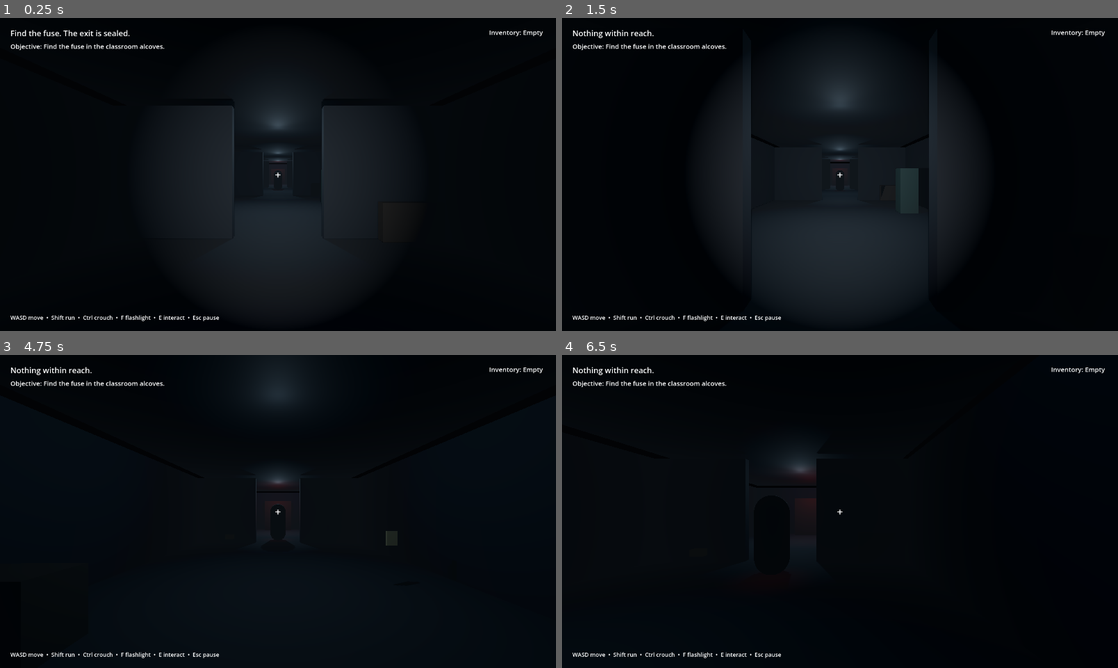
Above: before the commit, frames 1-4 (two rows, left to right).
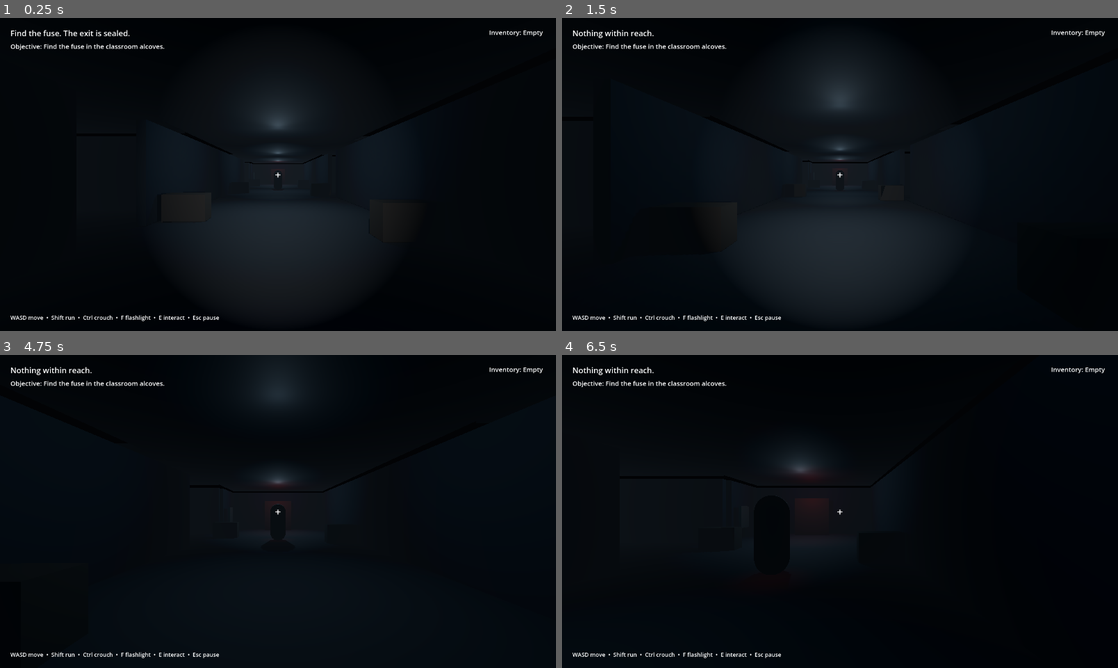
Above: after the commit, the same moments.

Repository: Pandora1121/LAST-BELL
Game: Godot game, scene res://scenes/main/main.tscn
Two runs of this game, one before a commit and one after it. Both use one fixed random seed, a clock stepped at 60 frames per second and the inputs below.
Inputs (mouse positions are in pixels of both pictures, inside the frame that each line leads up to):
- Up to frame 1 (0.25 s): no input
- Up to frame 2 (1.5 s): tap Enter at 0.5 s; move the mouse to (867, 174) at 0.52 s; hold E (interact) 0.53-1.28 s; hold W (move_forward) from 0.53 s (still down); move the mouse to (812, 174) at 1.27 s; tap Ctrl (crouch) at 1.35 s
- Up to frame 3 (4.75 s): keep holding W (move_forward); tap E (interact) at 1.55, 2.3, 2.85, 3.8, 4.55 s; move the mouse to (289, 505) at 2.02 s; hold F (flashlight) 2.03-2.78 s; move the mouse to (272, 517) at 2.77 s; tap Space at 3.5 s; move the mouse to (316, 514) at 3.52 s; hold Shift (sprint) 3.53-4.28 s; move the mouse to (233, 508) at 4.27 s; tap Enter at 4.35 s
- Up to frame 4 (6.5 s): move the mouse to (845, 511) at 5.02 s; hold E (interact) 5.03-5.78 s; tap Keypad Enter at 5.1 s; move the mouse to (817, 505) at 5.77 s; release W (move_forward) at 5.78 s; hold D (move_right) from 5.78 s (still down); tap E (interact) at 5.85 s

The runs differ from the first frame. In frame 1, 0.2% of the frame differs, in the area x 32-69%, y 29-54%; in frame 2, 1.0%, in the area x 29-71%, y 20-62%; in frame 3, less than 0.1%; in frame 4, 0.1%.

Commit message:
Connect playable school side rooms

Diff:
--- a/scripts/levels/school_builder.gd
+++ b/scripts/levels/school_builder.gd
@@ -15,45 +15,77 @@
 	# One long corridor with classroom alcoves on both sides. Primitive geometry keeps the prototype self-contained.
 	_box("CorridorFloor", Vector3(0, -0.2, 0), Vector3(8, 0.4, 42), floor_color, true)
 	_box("CorridorCeiling", Vector3(0, 3.5, 0), Vector3(8, 0.25, 42), ceiling_color, true)
-	_box("LeftHallWall", Vector3(-4.1, 1.6, 0), Vector3(0.3, 3.2, 42), dark_wall, true)
-	_box("RightHallWall", Vector3(4.1, 1.6, 0), Vector3(0.3, 3.2, 42), dark_wall, true)
+	# Break the corridor walls at three doorways and connect the room floors to the hall.
+	_box("LeftWallEntrySegment", Vector3(-4.1, 1.6, -19.2), Vector3(0.3, 3.2, 3.6), dark_wall, true)
+	_box("LeftWallMiddleSegment", Vector3(-4.1, 1.6, -3.0), Vector3(0.3, 3.2, 17.8), dark_wall, true)
+	_box("LeftWallExitSegment", Vector3(-4.1, 1.6, 14.5), Vector3(0.3, 3.2, 13.0), dark_wall, true)
+	_box("RightWallEntrySegment", Vector3(4.1, 1.6, -12.5), Vector3(0.3, 3.2, 17.0), dark_wall, true)
+	_box("RightWallExitSegment", Vector3(4.1, 1.6, 9.5), Vector3(0.3, 3.2, 23.0), dark_wall, true)
 	_box("LobbyWall", Vector3(0, 1.6, 21), Vector3(8, 3.2, 0.3), dark_wall, true)
 	_box("FarWall", Vector3(0, 1.6, -21), Vector3(8, 3.2, 0.3), dark_wall, true)
+	_build_side_room("ClassroomA", -1, -13.0)
+	_build_side_room("TeachersRoom", 1, -3.0)
+	_build_side_room("StorageRoom", -1, 7.0)
 	var navigation_region := NavigationRegion3D.new()
 	navigation_region.name = "SchoolNavigation"
 	var navigation_mesh := NavigationMesh.new()
 	navigation_mesh.agent_radius = 0.42
 	navigation_mesh.cell_size = 0.2
-	navigation_mesh.vertices = PackedVector3Array([
+	var nav_vertices := PackedVector3Array([
 		Vector3(-3.55, 0.02, -20.5),
 		Vector3(3.55, 0.02, -20.5),
 		Vector3(3.55, 0.02, 20.5),
 		Vector3(-3.55, 0.02, 20.5)
 	])
+	navigation_mesh.vertices = nav_vertices
 	navigation_mesh.add_polygon(PackedInt32Array([0, 1, 2, 3]))
+	var classroom_vertices := nav_vertices.size()
+	nav_vertices.append_array(PackedVector3Array([
+		Vector3(-11.8, 0.02, -14.0), Vector3(-3.4, 0.02, -14.0),
+		Vector3(-3.4, 0.02, -12.0), Vector3(-11.8, 0.02, -12.0)
+	]))
+	navigation_mesh.add_polygon(PackedInt32Array([classroom_vertices, classroom_vertices + 1, classroom_vertices + 2, classroom_vertices + 3]))
+	var teachers_vertices := nav_vertices.size()
+	nav_vertices.append_array(PackedVector3Array([
+		Vector3(3.4, 0.02, -4.0), Vector3(11.8, 0.02, -4.0),
+		Vector3(11.8, 0.02, -2.0), Vector3(3.4, 0.02, -2.0)
+	]))
+	navigation_mesh.add_polygon(PackedInt32Array([teachers_vertices, teachers_vertices + 1, teachers_vertices + 2, teachers_vertices + 3]))
+	var storage_vertices := nav_vertices.size()
+	nav_vertices.append_array(PackedVector3Array([
+		Vector3(-11.8, 0.02, 6.0), Vector3(-3.4, 0.02, 6.0),
+		Vector3(-3.4, 0.02, 8.0), Vector3(-11.8, 0.02, 8.0)
+	]))
+	navigation_mesh.add_polygon(PackedInt32Array([storage_vertices, storage_vertices + 1, storage_vertices + 2, storage_vertices + 3]))
+	navigation_mesh.vertices = nav_vertices
 	navigation_region.navigation_mesh = navigation_mesh
 	add_child(navigation_region)
-	for z in [-13.0, -3.0, 7.0]:
-		# Short returns create readable room-like alcoves off the main hall.
-		_box("ClassroomLeftReturn", Vector3(-2.6, 1.6, z), Vector3(3.0, 3.2, 0.22), dark_wall, true)
-		_box("ClassroomRightReturn", Vector3(2.6, 1.6, z), Vector3(3.0, 3.2, 0.22), dark_wall, true)
 	for z in [-15.0, -5.0, 5.0, 15.0]:
 		var desk := _box("AbandonedDesk", Vector3(-3.1, 0.45, z), Vector3(1.4, 0.9, 0.7), Color(0.19, 0.16, 0.13), true)
 		desk.rotation.y = 0.04
 		_box("DeskRight", Vector3(3.1, 0.45, z + 2), Vector3(1.4, 0.9, 0.7), Color(0.19, 0.16, 0.13), true)
 
 func _build_interactables() -> void:
-	var fuse := _interactable("Fuse", Vector3(-2.3, 0.35, -12.5), Vector3(0.36, 0.2, 0.25), "[E] Pick up fuse", item_color)
+	var fuse := _interactable("Fuse", Vector3(-8.1, 1.0, -13.0), Vector3(0.36, 0.2, 0.25), "[E] Pick up fuse", item_color)
 	fuse.set_meta("kind", "fuse")
-	var locker := _interactable("Locker14", Vector3(2.75, 0.9, 1.0), Vector3(0.72, 1.8, 0.72), "[E] Open locker 14", Color(0.19, 0.25, 0.23))
+	var locker := _interactable("Locker14", Vector3(8.8, 0.9, -3.0), Vector3(0.72, 1.8, 0.72), "[E] Open locker 14", Color(0.19, 0.25, 0.23))
 	locker.set_meta("kind", "locker")
 	var panel := _interactable("ElectricalPanel", Vector3(-3.55, 1.25, -18.0), Vector3(0.14, 1.2, 0.9), "[E] Restore power", Color(0.22, 0.24, 0.22))
 	panel.set_meta("kind", "panel")
 	var door := _interactable("ExitDoor", Vector3(0, 1.2, -20.0), Vector3(2.2, 2.4, 0.2), "[E] Unlock exit", Color(0.22, 0.13, 0.09))
 	door.set_meta("kind", "door")
 	# The note communicates the code in the environment and is optional to read.
-	var note := _interactable("SmudgedNote", Vector3(2.35, 1.0, -7.0), Vector3(0.22, 0.3, 0.04), "[E] Read torn note", Color(0.64, 0.58, 0.42))
+	var note := _interactable("SmudgedNote", Vector3(7.1, 1.0, -5.0), Vector3(0.22, 0.3, 0.04), "[E] Read torn note", Color(0.64, 0.58, 0.42))
 	note.set_meta("kind", "note")
+
+func _build_side_room(room_name: String, side: int, center_z: float) -> void:
+	var center_x := 8.2 * side
+	_box(room_name + "Floor", Vector3(center_x, -0.2, center_z), Vector3(8.2, 0.4, 8.0), floor_color, true)
+	_box(room_name + "Ceiling", Vector3(center_x, 3.5, center_z), Vector3(8.2, 0.25, 8.0), ceiling_color, true)
+	_box(room_name + "OuterWall", Vector3(12.25 * side, 1.6, center_z), Vector3(0.3, 3.2, 8.0), dark_wall, true)
+	_box(room_name + "NorthWall", Vector3(center_x, 1.6, center_z - 4.0), Vector3(8.2, 3.2, 0.3), dark_wall, true)
+	_box(room_name + "SouthWall", Vector3(center_x, 1.6, center_z + 4.0), Vector3(8.2, 3.2, 0.3), dark_wall, true)
+	_box(room_name + "Desk", Vector3(center_x, 0.45, center_z + 1.0), Vector3(1.8, 0.9, 1.0), Color(0.19, 0.16, 0.13), true)
 
 func _build_lights() -> void:
 	var env := WorldEnvironment.new()
--- a/tests/test_progression.gd
+++ b/tests/test_progression.gd
@@ -7,12 +7,20 @@
 	var game = load("res://scenes/main/main.tscn").instantiate()
 	root.add_child(game)
 	await process_frame
+	await physics_frame
 	assert(game.objective_label.text.contains("Find the fuse"), "The starting objective must be visible")
 	var fuse = game.find_child("Fuse", true, false)
 	var panel = game.find_child("ElectricalPanel", true, false)
 	var locker = game.find_child("Locker14", true, false)
 	var door = game.find_child("ExitDoor", true, false)
 	assert(fuse != null and panel != null and locker != null and door != null, "Progression props must exist")
+	var space: PhysicsDirectSpaceState3D = game.get_world_3d().direct_space_state
+	var fuse_query := PhysicsRayQueryParameters3D.create(Vector3(0, 1.0, -13), Vector3(-8.1, 1.0, -13))
+	var fuse_hit: Dictionary = space.intersect_ray(fuse_query)
+	assert(fuse_hit.get("collider") == fuse, "The fuse must be reachable through the classroom doorway")
+	var locker_query := PhysicsRayQueryParameters3D.create(Vector3(0, 1.2, -3), Vector3(8.8, 1.2, -3))
+	var locker_hit: Dictionary = space.intersect_ray(locker_query)
+	assert(locker_hit.get("collider") == locker, "The locker must be reachable through the teachers' room doorway")
 	locker.interact(game.player, game)
 	assert(not game.has_key, "Exit key must remain unavailable before power is restored")
 	fuse.interact(game.player, game)
Not shown, changed: README.md
Not shown, changed: docs/testing.md
